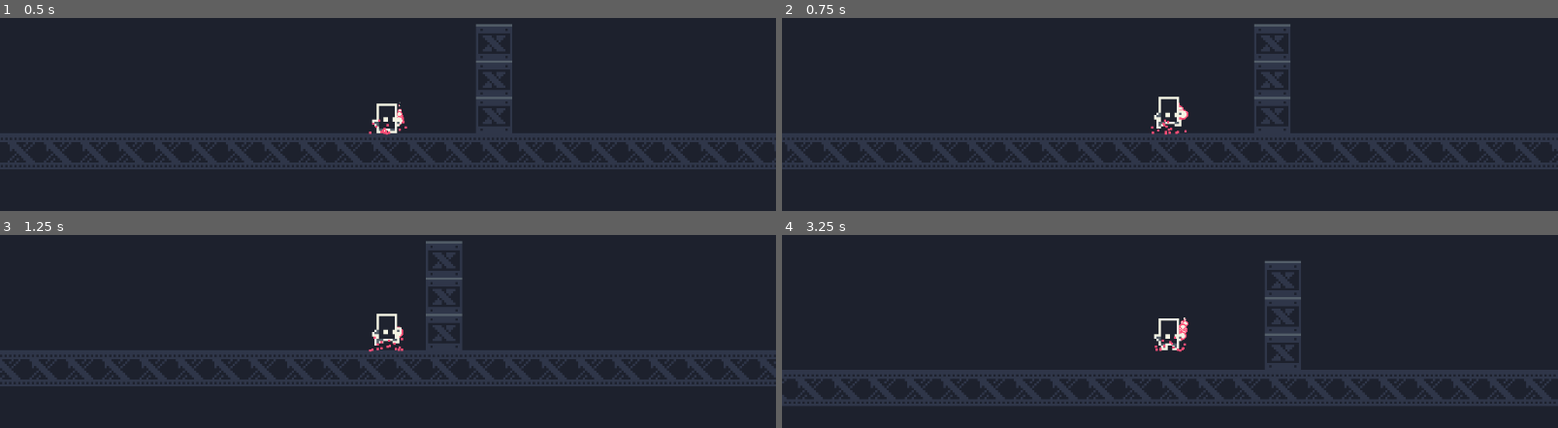
Above: before the commit, frames 1-4 (two rows, left to right).
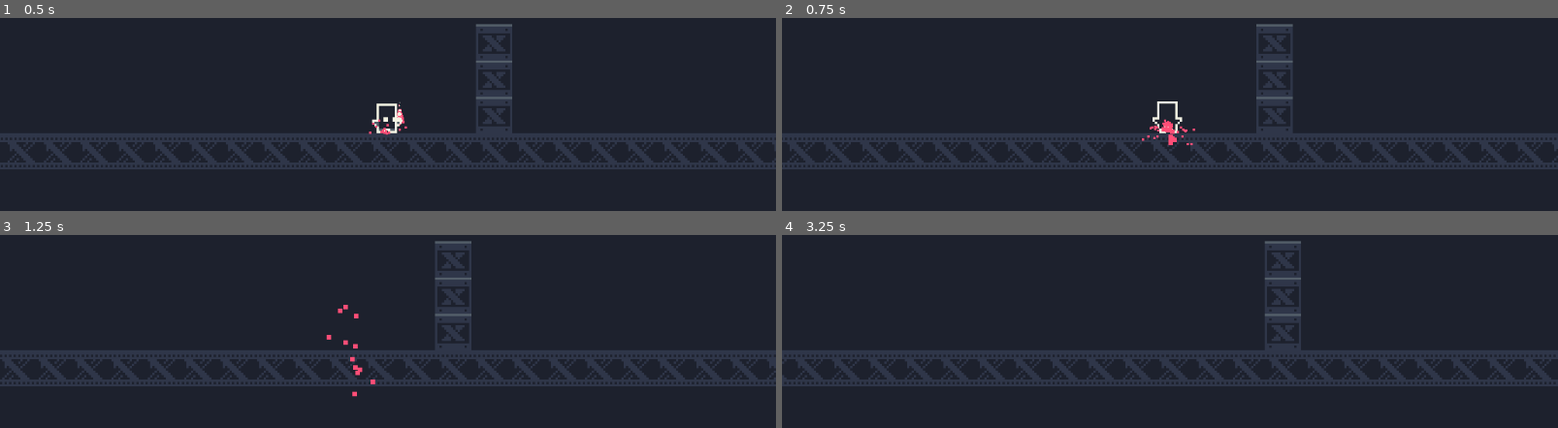
Above: after the commit, the same moments.

Repository: mhoogcarspel/charge_kid
Game: Godot game, scene res://levels/TestingChambers.tscn
The game is run twice, just before and just after one commit, with the same random seed, the same clock (stepped at 60 frames per second) and the same inputs. The project has no main scene, so this scene is started directly.
Inputs:
- Up to frame 1 (0.5 s): no input
- Up to frame 2 (0.75 s): hold Right (ui_right) from 0.53 s (still down); tap C (ui_boost, bound only after the commit) at 0.6 s
- Up to frame 3 (1.25 s): keep holding Right (ui_right); tap Z (ui_jump) at 0.77, 0.8, 1.07 s
- Up to frame 4 (3.25 s): tap Z (ui_jump) at 1.35, 1.52, 1.82, 2.3, 3.02 s; tap C (ui_boost, bound only after the commit) at 1.55, 2.1, 2.85 s; release Right (ui_right) at 2.03 s; hold Left (ui_left) 2.03-2.78 s; hold Right (ui_right) from 2.78 s (still down)

Frame 1 is identical in both runs. In frame 2, 3.9% of the frame differs, in the area x 0-100%, y 3-78%; in frame 3, 6.3%; in frame 4, 15%, in the area x 0-100%, y 3-89%.

Commit message:
Add boost

Diff:
--- a/actors/Player/Player.gd
+++ b/actors/Player/Player.gd
@@ -10,10 +10,13 @@
 export(float) var horizontal_max_speed
 export(float) var jump_velocity
 export(float) var shoot_offset
+export(float) var boost_distance
 
 var velocity := Vector2()
 
-onready var facing : float = 1
+onready var facing: float = 1
+onready var boost_time: float = $AnimationPlayer.get_animation("Boosting").length
+onready var boost_speed: float = boost_distance/boost_time
 
 onready var can_shoot: bool = true
 onready var can_boost: bool = true
@@ -21,6 +24,7 @@
 onready var is_shooting: bool = false
 onready var is_jumping: bool = false
 onready var is_moving: bool = false
+onready var is_boosting: bool = false
 
 
 
@@ -30,17 +34,19 @@
 		$CoyoteTimer.start()
 
 	shoot()
+
 	if !is_shooting:
 		velocity = move_and_slide(velocity, Vector2(0,-1))
 		move(get_directional_inputs(), delta)
 		jump()
 		damping()
+		boost()
 
 
 
 func damping() -> void:
 	velocity.x = clamp(velocity.x, -horizontal_max_speed, horizontal_max_speed)
-	velocity.y = clamp(velocity.y, -max_fall_speed, max_fall_speed)
+	velocity.y = clamp(velocity.y, -boost_speed, max_fall_speed)
 
 func move(direction: Vector2, delta: float) -> void:
 	if direction.x != 0:
@@ -52,10 +58,18 @@
 		velocity.x = 0
 		is_moving = false
 
-	velocity.y += gravity_acceleration*delta
+	if !is_boosting:
+		velocity.y += gravity_acceleration*delta
+
+func get_directional_inputs() -> Vector2:
+	var directionals = Vector2(
+					Input.get_action_strength("ui_right") - Input.get_action_strength("ui_left"),
+					0 )
+	return directionals
+
 
 func jump() -> void:
-	if !$CoyoteTimer.is_stopped() && Input.is_action_just_pressed("ui_jump") && !is_jumping:
+	if !$CoyoteTimer.is_stopped() && Input.is_action_just_pressed("ui_jump") && !is_jumping && !is_boosting:
 		print("JUMP MAH FRIEND")
 		velocity.y = -jump_velocity
 		is_jumping = true
@@ -68,15 +82,21 @@
 
 
 
-func get_directional_inputs() -> Vector2:
-	var directionals = Vector2(
-					Input.get_action_strength("ui_right") - Input.get_action_strength("ui_left"),
-					0 )
-	return directionals
+func boost() -> void:
+	if can_boost && Input.is_action_just_pressed("ui_boost") && !is_boosting:
+		is_boosting = true
+		can_boost = false
+		$FeetParticles.emitting = false
+		velocity = Vector2(0, -boost_speed)
+		$BoostTimer.start(boost_time)
+		gravity_acceleration = 0.0
 
+func _on_BoostTimer_timeout():
+	is_boosting = false
 
-func is_airborne() -> bool:
-	return !self.is_on_floor()
+func recharge_fuel() -> void:
+	can_boost = true
+	$FeetParticles.emitting = true
 
 
 
@@ -97,3 +117,8 @@
 func hit(projectile: PhysicsBody2D) -> void:
 	self.can_shoot = true
 	projectile.queue_free()
+
+
+
+func is_airborne() -> bool:
+	return !self.is_on_floor()
--- a/actors/Player/Player.tscn
+++ b/actors/Player/Player.tscn
@@ -314,3 +314,7 @@
 [node name="CoyoteTimer" type="Timer" parent="."]
 wait_time = 0.1
 one_shot = true
+
+[node name="BoostTimer" type="Timer" parent="."]
+one_shot = true
+[connection signal="timeout" from="BoostTimer" to="." method="_on_BoostTimer_timeout"]
--- a/actors/Player/PlayerSprite.gd
+++ b/actors/Player/PlayerSprite.gd
@@ -6,8 +6,11 @@
 func _process(delta):
 	$ProjectileParticles.emitting = player.can_shoot
 	flip_sprite(player.facing)
-	if player.is_on_floor() && !player.is_shooting:
+
+	if player.is_on_floor() && !player.is_shooting && !player.is_boosting:
 		play_move_animation(player.is_moving)
+	elif player.is_boosting:
+		animation_player.play("Boosting")
 	elif !player.is_shooting:
 		animation_player.play("Airborne")
 	else:
@@ -15,12 +18,17 @@
 		yield(animation_player, "animation_finished")
 		player.is_shooting = false
 
+
+
+
 func flip_sprite(facing: float) -> void:
 	if facing > 0 && !self.transform.x.x == 1:
 		self.transform.x.x = 1
 	elif facing < 0 && !self.transform.x.x == -1:
 		self.transform.x.x = -1
 
+
+
 func play_move_animation(is_moving:bool) -> void:
 	if is_moving:
 		animation_player.play("Walking")
--- a/project.godot
+++ b/project.godot
@@ -48,6 +48,11 @@
 "events": [ Object(InputEventKey,"resource_local_to_scene":false,"resource_name":"","device":0,"alt":false,"shift":false,"control":false,"meta":false,"command":false,"pressed":false,"scancode":88,"unicode":0,"echo":false,"script":null)
  ]
 }
+ui_boost={
+"deadzone": 0.5,
+"events": [ Object(InputEventKey,"resource_local_to_scene":false,"resource_name":"","device":0,"alt":false,"shift":false,"control":false,"meta":false,"command":false,"pressed":false,"scancode":67,"unicode":0,"echo":false,"script":null)
+ ]
+}
 
 [rendering]
 
